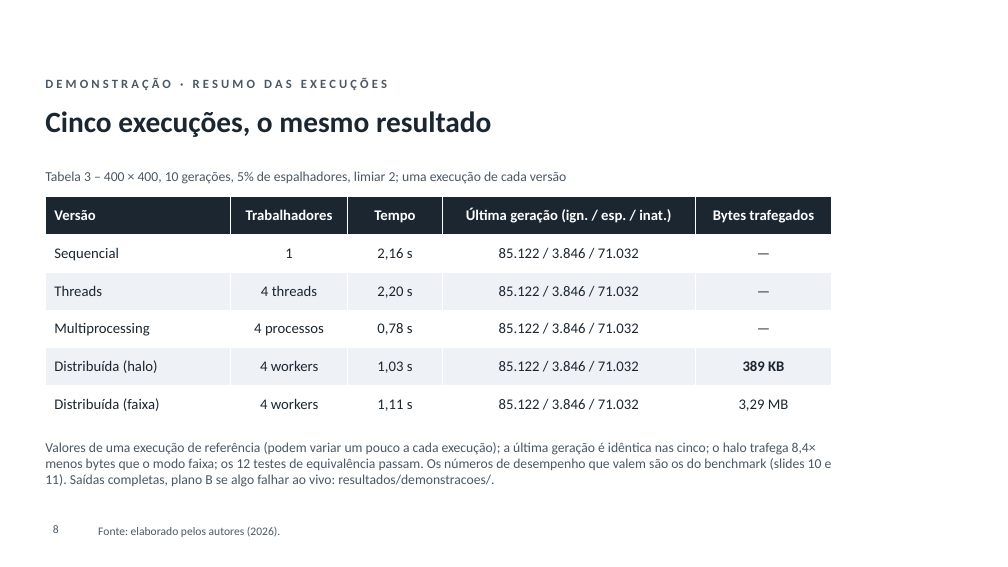
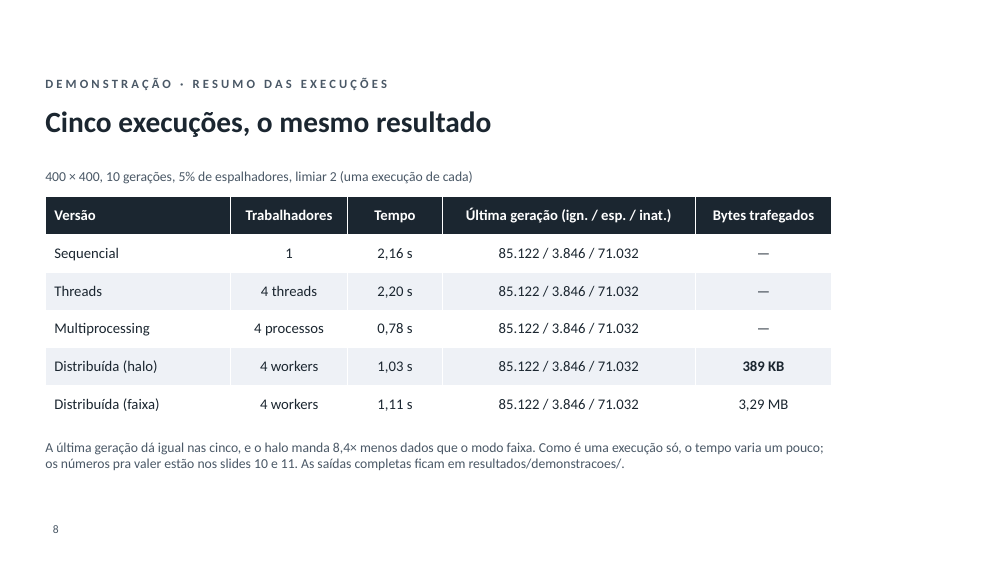
Before and after one commit to GianSE/fakenews-distribuidos, a slide deck: slide 8 of Apresentacao/Apresentacao_FakeNews_UTFPR.pptx. Drawn at 1008x567 pixels with LibreOffice and Linux fonts; fonts in the diff are those of the drawing; background and template pictures are left out. Boxes give left, top, right and bottom in pixels: in the first picture for what was removed or moved away, otherwise in the second. Text is boxed around its words. In the diff, an @@ line names an element or a change of style, - is before the commit and + after.

```diff
--- a/Apresentacao/Apresentacao_FakeNews_UTFPR.pptx
+++ b/Apresentacao/Apresentacao_FakeNews_UTFPR.pptx
@@ text at <box>45,171,473,184</box>: text changed @@
-Tabela 3 – 400 × 400, 10 gerações, 5% de espalhadores, limiar 2; uma execução de cada versão
+400 × 400, 10 gerações, 5% de espalhadores, limiar 2 (uma execução de cada)
@@ text at <box>45,442,824,470</box>: text changed @@
-Valores de uma execução de referência (podem variar um pouco a cada execução); a última geração é idêntica nas cinco; o halo trafega 8,4× menos bytes que o modo faixa; os 12 testes de equivalência passam. Os números de desempenho que valem são os do benchmark (slides 10 e 11). Saídas completas, plano B se algo falhar ao vivo: resultados/demonstracoes/.
+A última geração dá igual nas cinco, e o halo manda 8,4× menos dados que o modo faixa. Como é uma execução só, o tempo varia um pouco; os números pra valer estão nos slides 10 e 11. As saídas completas ficam em resultados/demonstracoes/.
@@ text removed at <box>98,527,280,537</box> @@
-Fonte: elaborado pelos autores (2026).
```
Also in this commit, not shown: 12 other slides changed, 3 other files.
